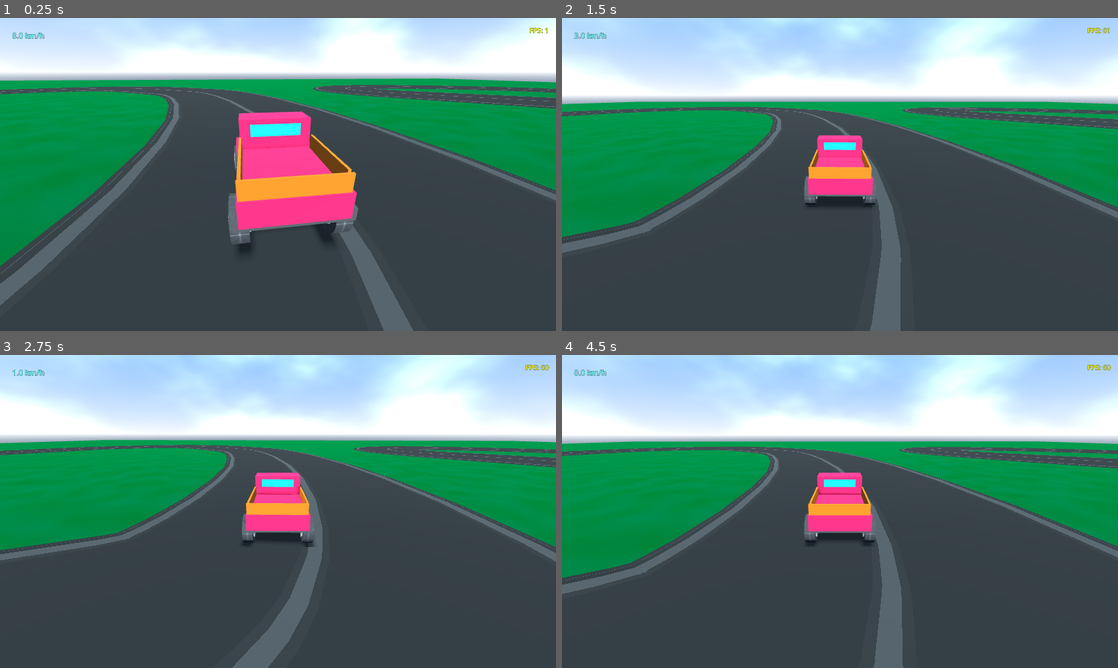
Above: before the commit, frames 1-4 (two rows, left to right).
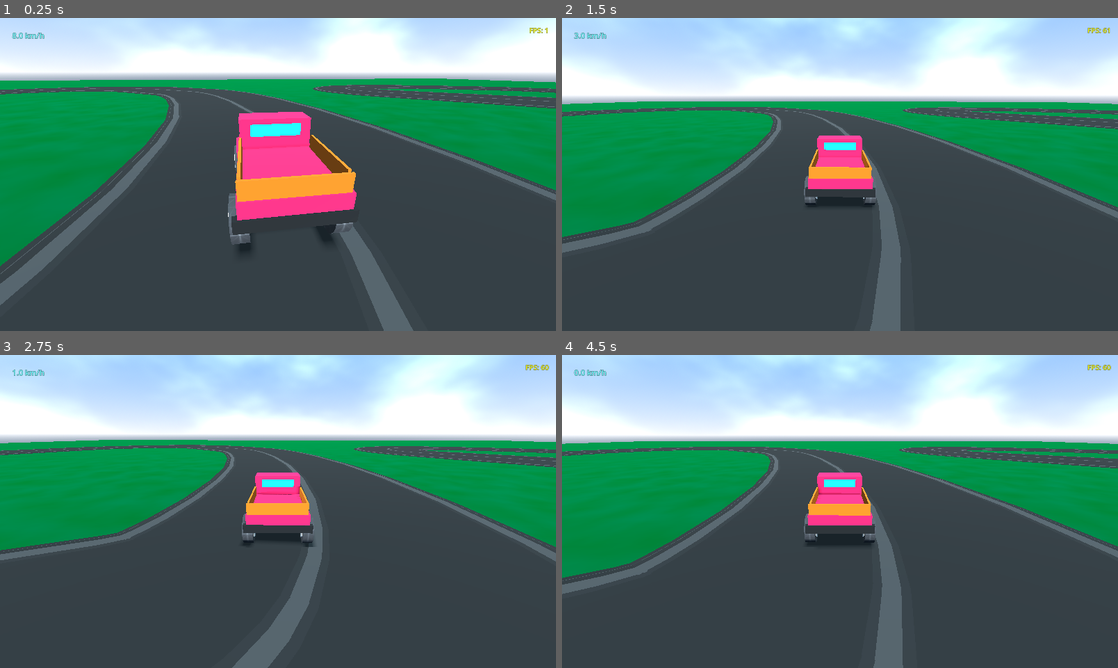
Above: after the commit, the same moments.

Repository: AssafDamari/cars-2
Game: Godot game, scene res://scenes/main.tscn
The game is run twice, just before and just after one commit, with the same random seed, the same clock (stepped at 60 frames per second) and the same inputs.
Inputs:
- Up to frame 1 (0.25 s): no input
- Up to frame 2 (1.5 s): tap Enter (ui_accept) at 0.5, 1.35 s; hold Right (ui_right) 0.53-1.28 s; hold Enter (ui_accept) 0.53-1.28 s; hold Down (ui_down) from 1.28 s (still down)
- Up to frame 3 (2.75 s): tap Enter (ui_accept) at 1.52, 1.82 s; release Down (ui_down) at 2.03 s; hold Right (ui_right) from 2.03 s (still down); hold Enter (ui_accept) from 2.03 s (still down)
- Up to frame 4 (4.5 s): release Right (ui_right) at 2.78 s; release Enter (ui_accept) at 2.78 s; hold Up (ui_up) 2.78-3.53 s; tap Enter (ui_accept) at 2.85, 3.02, 3.32, 4.35 s; hold Enter (ui_accept) 3.53-4.28 s; hold Left (ui_left) from 3.53 s (still down)

The runs differ from the first frame. In frame 1, 1.6% of the frame differs, in the area x 0-100%, y 19-80%; in frame 2, 0.9%; in frame 3, 0.8%; in frame 4, 1.0%.

Commit message:
make the scripts not built in - change them to seperate scripts files

Diff:
--- a/materials/dark.tres
+++ b/materials/dark.tres
@@ -1,5 +1,5 @@
 [gd_resource type="StandardMaterial3D" format=3 uid="uid://bpgi78a6n1pd3"]
 
 [resource]
-albedo_color = Color(0.24477637, 0.2447764, 0.24477637, 1)
+albedo_color = Color(0.07683582, 0.07683582, 0.07683582, 1)
 uv1_triplanar = true
--- a/project.godot
+++ b/project.godot
@@ -69,4 +69,3 @@
 rendering_device/driver.windows="d3d12"
 renderer/rendering_method="gl_compatibility"
 renderer/rendering_method.mobile="gl_compatibility"
-anti_aliasing/quality/msaa_3d=2
--- /dev/null
+++ b/scenes/camera_3d_follow.gd
@@ -0,0 +1,24 @@
+extends Camera3D
+
+@export var target_path: NodePath
+@export var offset: Vector3 = Vector3(0, 3, -8) # Height and distance behind
+@export var lerp_speed: float = 5.0
+
+var target: Node3D
+
+func _ready():
+	if target_path:
+		target = get_node(target_path)
+
+func _physics_process(delta):
+	if not target:
+		return
+
+	# Calculate where the camera wants to be based on the car's position/rotation
+	var target_pos = target.global_transform.origin + (target.global_transform.basis * offset)
+
+	# Smoothly move the camera to that position
+	global_transform.origin = global_transform.origin.lerp(target_pos, lerp_speed * delta)
+
+	# Always look at the car
+	look_at(target.global_transform.origin, Vector3.UP)
--- a/scenes/camera_3d_follow.tscn
+++ b/scenes/camera_3d_follow.tscn
@@ -1,33 +1,8 @@
 [gd_scene format=3 uid="uid://0gpdoqe6yf2k"]
 
-[sub_resource type="GDScript" id="GDScript_0wfyh"]
-script/source = "extends Camera3D
-
-@export var target_path: NodePath
-@export var offset: Vector3 = Vector3(0, 3, -8) # Height and distance behind
-@export var lerp_speed: float = 5.0
-
-var target: Node3D
-
-func _ready():
-	if target_path:
-		target = get_node(target_path)
-
-func _physics_process(delta):
-	if not target:
-		return
-
-	# Calculate where the camera wants to be based on the car's position/rotation
-	var target_pos = target.global_transform.origin + (target.global_transform.basis * offset)
-
-	# Smoothly move the camera to that position
-	global_transform.origin = global_transform.origin.lerp(target_pos, lerp_speed * delta)
-
-	# Always look at the car
-	look_at(target.global_transform.origin, Vector3.UP)
-"
+[ext_resource type="Script" path="res://scenes/camera_3d_follow.gd" id="1_camera_script"]
 
 [node name="Camera3DFollow" type="Camera3D" unique_id=2139757482]
 transform = Transform3D(0.64139605, 0, 0.76720995, 0, 1, 0, -0.76720995, 0, 0.64139605, 0, 0, 0)
-script = SubResource("GDScript_0wfyh")
+script = ExtResource("1_camera_script")
 target_path = NodePath("../Car1")
--- /dev/null
+++ b/scenes/car_1.gd
@@ -0,0 +1,23 @@
+extends VehicleBody3D
+
+@export var max_engine_force: float = 400.0
+@export var max_brake_force: float = 20.0
+@export var max_steering_angle: float = 0.4  # In radians (0.3 is approx 30 degrees)
+@export var steering_speed: float = 2.0 # Lower = Slower steering
+
+func _physics_process(delta: float) -> void:
+	# 1. Acceleration and Reverse
+	var throttle = Input.get_action_strength("ui_up") - Input.get_action_strength("ui_down")
+
+	engine_force = throttle * max_engine_force
+
+	# 2. Steering
+	var steer_input = Input.get_action_strength("ui_left") - Input.get_action_strength("ui_right")
+	var steer_target = steer_input * max_steering_angle
+	steering = move_toward(steering, steer_target, delta * steering_speed)
+
+	# 3. Braking (Optional separate key)
+	if Input.is_action_pressed("ui_accept"): # Example: Spacebar
+		brake = max_brake_force
+	else:
+		brake = 0.0
--- a/scenes/car_1.tscn
+++ b/scenes/car_1.tscn
@@ -5,33 +5,7 @@
 [ext_resource type="Material" uid="uid://bpgi78a6n1pd3" path="res://materials/dark.tres" id="3_h2cct"]
 [ext_resource type="Material" uid="uid://dstm1evqenur1" path="res://materials/orange.tres" id="4_u2fa2"]
 [ext_resource type="PackedScene" uid="uid://f64whos56byr" path="res://scenes/speedometer.tscn" id="5_h2cct"]
-
-[sub_resource type="GDScript" id="GDScript_3e54y"]
-resource_name = "Car1"
-script/source = "extends VehicleBody3D
-
-@export var max_engine_force: float = 400.0
-@export var max_brake_force: float = 20.0
-@export var max_steering_angle: float = 0.4  # In radians (0.3 is approx 30 degrees)
-@export var steering_speed: float = 2.0 # Lower = Slower steering
-
-func _physics_process(delta: float) -> void:
-	# 1. Acceleration and Reverse
-	var throttle = Input.get_action_strength(\"ui_up\") - Input.get_action_strength(\"ui_down\")
-
-	engine_force = throttle * max_engine_force
-
-	# 2. Steering
-	var steer_input = Input.get_action_strength(\"ui_left\") - Input.get_action_strength(\"ui_right\")
-	var steer_target = steer_input * max_steering_angle
-	steering = move_toward(steering, steer_target, delta * steering_speed)
-
-	# 3. Braking (Optional separate key)
-	if Input.is_action_pressed(\"ui_accept\"): # Example: Spacebar
-		brake = max_brake_force
-	else:
-		brake = 0.0
-"
+[ext_resource type="Script" uid="uid://djlvejcullers" path="res://scenes/car_1.gd" id="6_car1script"]
 
 [sub_resource type="BoxShape3D" id="BoxShape3D_3e54y"]
 size = Vector3(2, 0.3, 4)
@@ -72,11 +46,25 @@
 
 [sub_resource type="CylinderMesh" id="CylinderMesh_b4fkd"]
 
+[sub_resource type="GDScript" id="GDScript_ecky1"]
+resource_name = "speedometer"
+script/source = "extends Label
+
+@onready var car := get_parent() as VehicleBody3D
+
+func _process(_delta: float) -> void:
+	if car:
+		var speed_mps = car.linear_velocity.length()
+		var speed_kmh = speed_mps * 3.6
+
+		text = str(round(speed_kmh)) + \" km/h\"
+"
+
 [node name="Car1" type="VehicleBody3D" unique_id=1835131583]
 mass = 500.0
 center_of_mass_mode = 1
 center_of_mass = Vector3(0, 0.1, 0)
-script = SubResource("GDScript_3e54y")
+script = ExtResource("6_car1script")
 max_engine_force = 500.0
 steering_speed = 0.5
 
@@ -186,7 +174,7 @@
 surface_material_override/0 = SubResource("StandardMaterial3D_lkfvg")
 
 [node name="MeshInstance3D12" type="MeshInstance3D" parent="Body" unique_id=159518388]
-transform = Transform3D(2.189204, 0, 0, 0, 0.2603488, 0, 0, 0, 0.1663295, 0, 0.19987488, -2.0942621)
+transform = Transform3D(2.189204, 0, 0, 0, 0.2603488, 0, 0, 0, 0.1663295, 0, 0.19987488, -2.1446958)
 material_override = ExtResource("3_h2cct")
 mesh = SubResource("BoxMesh_fj4fd")
 
@@ -211,3 +199,4 @@
 mesh = SubResource("CylinderMesh_b4fkd")
 
 [node name="Speedometer" parent="." unique_id=1149325968 instance=ExtResource("5_h2cct")]
+script = SubResource("GDScript_ecky1")
--- /dev/null
+++ b/scenes/fps_label.gd
@@ -0,0 +1,5 @@
+extends Label
+
+func _process(_delta: float) -> void:
+	# Engine.get_frames_per_second() returns the current FPS
+	text = "FPS: %d" % Engine.get_frames_per_second()
--- a/scenes/fps_label.tscn
+++ b/scenes/fps_label.tscn
@@ -1,4 +1,6 @@
 [gd_scene format=3 uid="uid://c1y6yhe347n7s"]
+
+[ext_resource type="Script" path="res://scenes/fps_label.gd" id="1_fps_script"]
 
 [sub_resource type="LabelSettings" id="LabelSettings_24yv0"]
 font_size = 20
@@ -6,16 +8,7 @@
 outline_size = 2
 outline_color = Color(0, 0, 0, 1)
 
-[sub_resource type="GDScript" id="GDScript_24yv0"]
-resource_name = "fps_label"
-script/source = "extends Label
-
-func _process(_delta: float) -> void:
-	# Engine.get_frames_per_second() returns the current FPS
-	text = \"FPS: %d\" % Engine.get_frames_per_second()
-"
-
 [node name="FpsLabel" type="Label" unique_id=706279772]
 text = "FPS: 00"
 label_settings = SubResource("LabelSettings_24yv0")
-script = SubResource("GDScript_24yv0")
+script = ExtResource("1_fps_script")
--- /dev/null
+++ b/scenes/speedometer.gd
@@ -0,0 +1,10 @@
+extends Label
+
+@onready var car := get_parent() as VehicleBody3D
+
+func _process(_delta: float) -> void:
+	if car:
+		var speed_mps = car.linear_velocity.length()
+		var speed_kmh = speed_mps * 3.6
+
+		text = str(round(speed_kmh)) + " km/h"
--- a/scenes/speedometer.tscn
+++ b/scenes/speedometer.tscn
@@ -1,24 +1,12 @@
 [gd_scene format=3 uid="uid://f64whos56byr"]
+
+[ext_resource type="Script" path="res://scenes/speedometer.gd" id="1_speedometer_script"]
 
 [sub_resource type="LabelSettings" id="LabelSettings_ecky1"]
 font_size = 22
 font_color = Color(0.40515652, 1, 0.9975185, 1)
 outline_size = 2
 outline_color = Color(0, 0, 0, 1)
-
-[sub_resource type="GDScript" id="GDScript_ecky1"]
-resource_name = "speedometer"
-script/source = "extends Label
-
-@onready var car := get_parent() as VehicleBody3D
-
-func _process(_delta: float) -> void:
-	if car:
-		var speed_mps = car.linear_velocity.length()
-		var speed_kmh = speed_mps * 3.6
-
-		text = str(round(speed_kmh)) + \" km/h\"
-"
 
 [node name="Speedometer" type="Label" unique_id=1149325968]
 offset_left = 35.0
@@ -27,4 +15,4 @@
 offset_bottom = 66.0
 text = "00 kmhw"
 label_settings = SubResource("LabelSettings_ecky1")
-script = SubResource("GDScript_ecky1")
+script = ExtResource("1_speedometer_script")
Not shown, added: scenes/camera_3d_follow.gd.uid
Not shown, added: scenes/car_1.gd.uid
Not shown, added: scenes/fps_label.gd.uid
Not shown, added: scenes/speedometer.gd.uid
